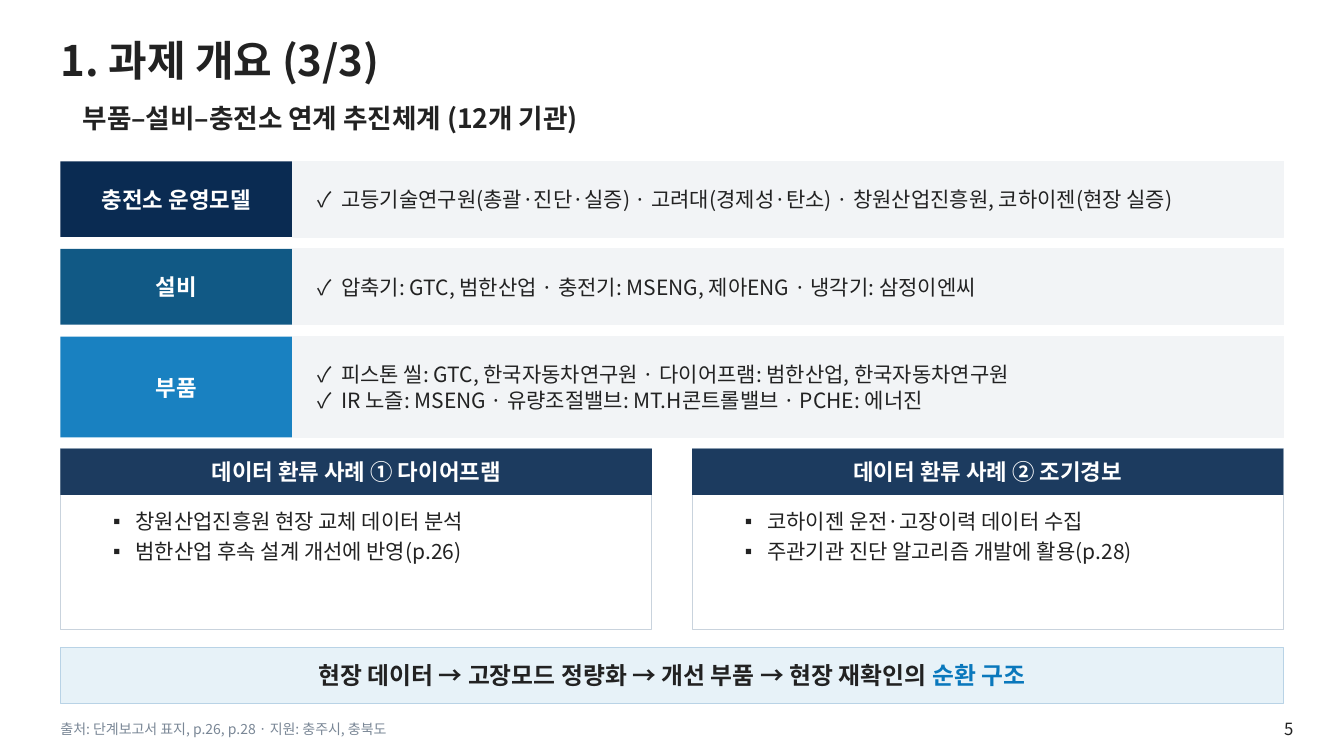
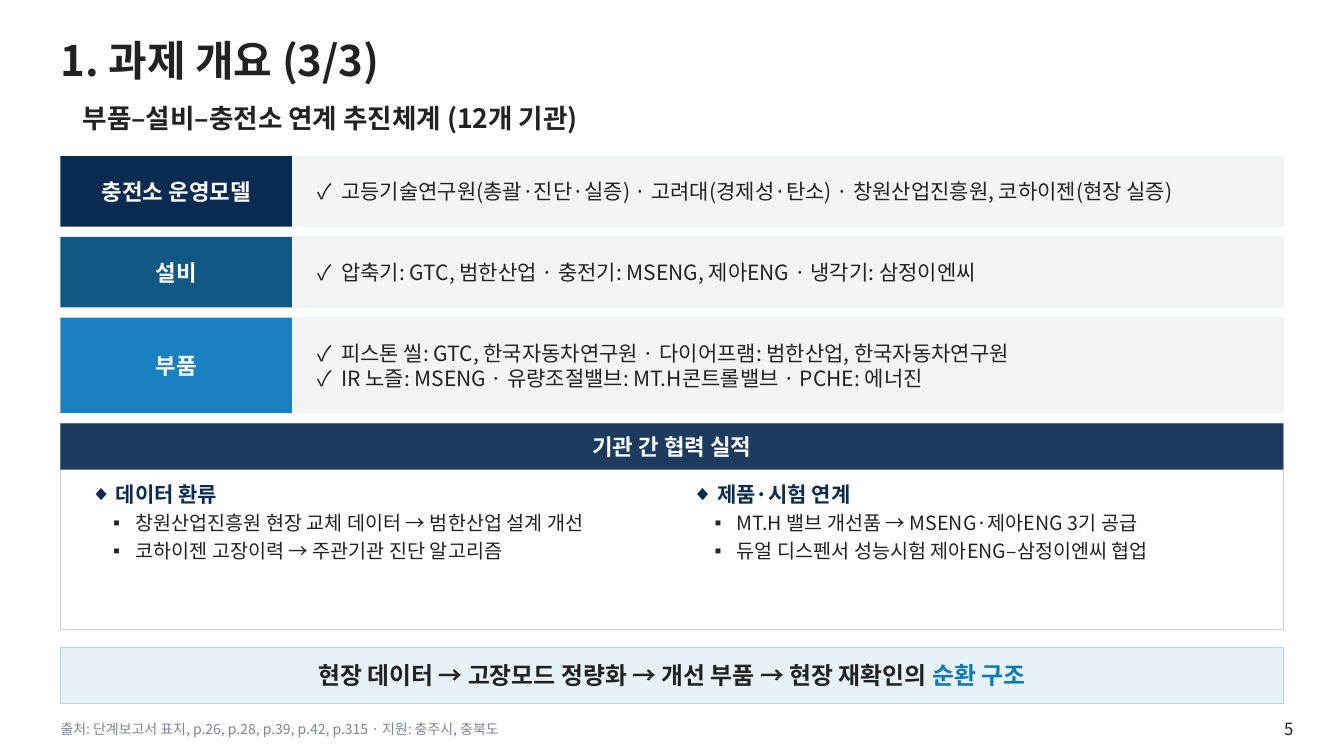
Before and after one commit to jungdw180-debug/h2, a slide deck: slide 5 of slides/1단계_단계평가_본평가판.pptx. Drawn at 1344x756 pixels with LibreOffice and Linux fonts; fonts in the diff are those of the drawing; background and template pictures are left out. Boxes give left, top, right and bottom in pixels: in the first picture for what was removed or moved away, otherwise in the second. Text is boxed around its words. In the diff, an @@ line names an element or a change of style, - is before the commit and + after.

```diff
--- a/slides/1단계_단계평가_본평가판.pptx
+++ b/slides/1단계_단계평가_본평가판.pptx
@@ rectangle "충전소 운영모델": place and size @@
-rectangle "충전소 운영모델" at (60,161,292,237)
+rectangle "충전소 운영모델" at (60,156,292,227)
@@ rectangle: place and size @@
-rectangle at (292,161,1284,237)
+rectangle at (292,156,1284,227)
@@ text "✓ 고등기술연구원(총괄·진단·실증) · 고려대(경제성·탄소) · ...": place and size @@
-text "✓ 고등기술연구원(총괄·진단·실증) · 고려대(경제성·탄소) · ..." at (341,189,1173,211)
+text "✓ 고등기술연구원(총괄·진단·실증) · 고려대(경제성·탄소) · ..." at (341,181,1173,203)
@@ rectangle "설비": place and size @@
-rectangle "설비" at (60,249,292,325)
+rectangle "설비" at (60,237,292,308)
@@ rectangle: place and size @@
-rectangle at (292,249,1284,325)
+rectangle at (292,237,1284,308)
@@ text "✓ 압축기: GTC, 범한산업 · ...": place and size @@
-text "✓ 압축기: GTC, 범한산업 · ..." at (341,277,976,299)
+text "✓ 압축기: GTC, 범한산업 · ..." at (341,262,976,284)
@@ rectangle "부품": place and size @@
-rectangle "부품" at (60,337,292,438)
+rectangle "부품" at (60,318,292,413)
@@ rectangle: place and size @@
-rectangle at (292,337,1284,438)
+rectangle at (292,318,1284,413)
@@ text "✓ 피스톤 씰: GTC, 한국자동차연구원 ...": place and size @@
-text "✓ 피스톤 씰: GTC, 한국자동차연구원 ..." at (341,364,1008,410)
+text "✓ 피스톤 씰: GTC, 한국자동차연구원 ..." at (341,343,1008,388)
@@ rectangle: place and size @@
-rectangle at (60,449,652,630)
+rectangle at (60,423,1284,630)
@@ rectangle removed at (60,449,652,495) @@
-데이터 환류 사례 ① 다이어프램
@@ rectangle added at (60,423,1284,470), fill #1C3B5F, 16 pt, text #FFFFFF, bold @@
+기관 간 협력 실적
@@ rectangle removed at (693,449,1285,495) @@
-데이터 환류 사례 ② 조기경보
@@ text at (116,484,583,560): text changed; size 15 to 14 pt @@
-  ▪ 창원산업진흥원 현장 교체 데이터 분석
-  ▪ 범한산업 후속 설계 개선에 반영(p.26)
+◆ 데이터 환류
+  ▪ 창원산업진흥원 현장 교체 데이터 → 범한산업 설계 개선
+  ▪ 코하이젠 고장이력 → 주관기관 진단 알고리즘
@@ text "제품·시험 연계": place and size @@
-text "제품·시험 연계" at (693,449,1285,630)
+text "제품·시험 연계" at (717,484,1148,560)
@@ text "제품·시험 연계" at (717,484,1148,560): fill #FFFFFF to none; outline #C9D3DD 0.75 pt to none @@
@@ text at (717,484,1148,560): text added @@
+◆ 제품·시험 연계
+  ▪ MT.H 밸브 개선품 → MSENG·제아ENG 3기 공급
+  ▪ 듀얼 디스펜서 성능시험 제아ENG–삼정이엔씨 협업
@@ text removed at (767,511,1132,564) @@
-  ▪ 코하이젠 운전·고장이력 데이터 수집
-  ▪ 주관기관 진단 알고리즘 개발에 활용(p.28)
@@ text at (60,722,499,737): text changed @@
-출처: 단계보고서 표지, p.26, p.28 · 지원: 충주시, 충북도
+출처: 단계보고서 표지, p.26, p.28, p.39, p.42, p.315 · 지원: 충주시, 충북도
```
Also in this commit, not shown: 15 other slides changed, 9 slides added, 1 slide removed, 5 other files.
